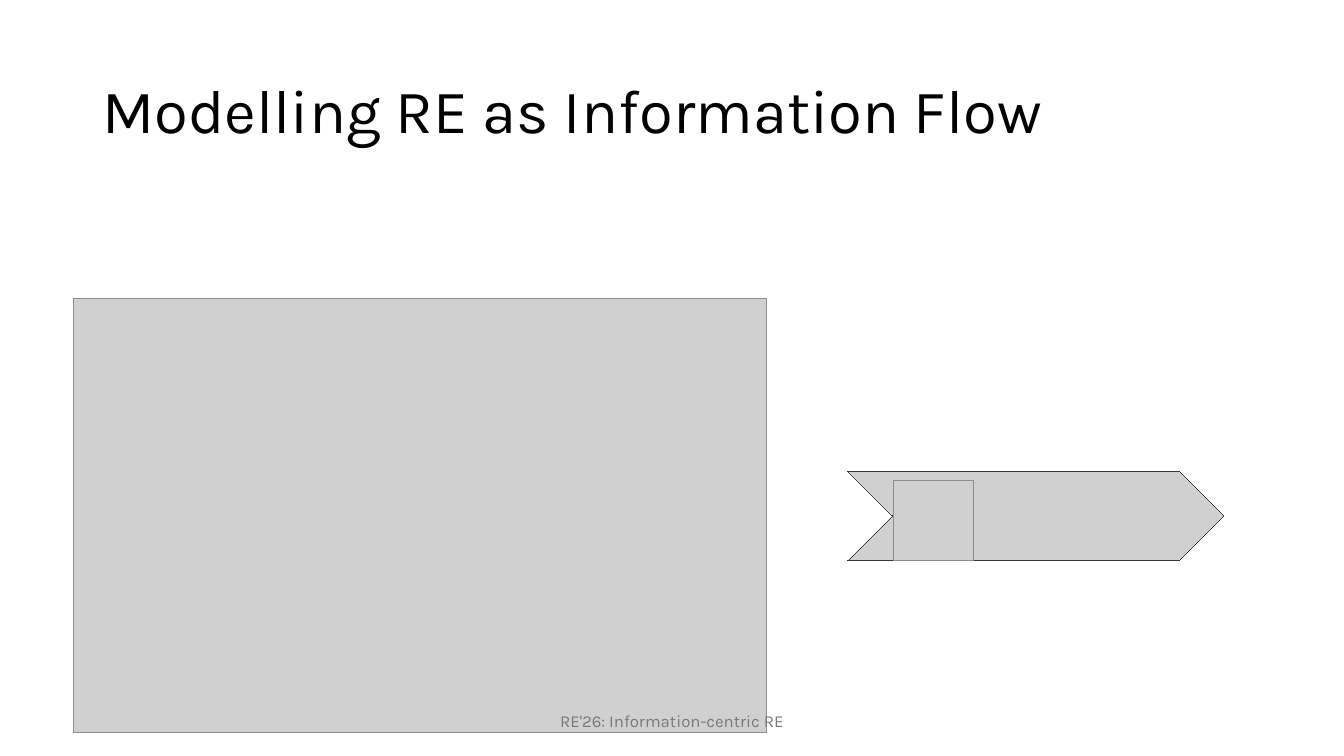
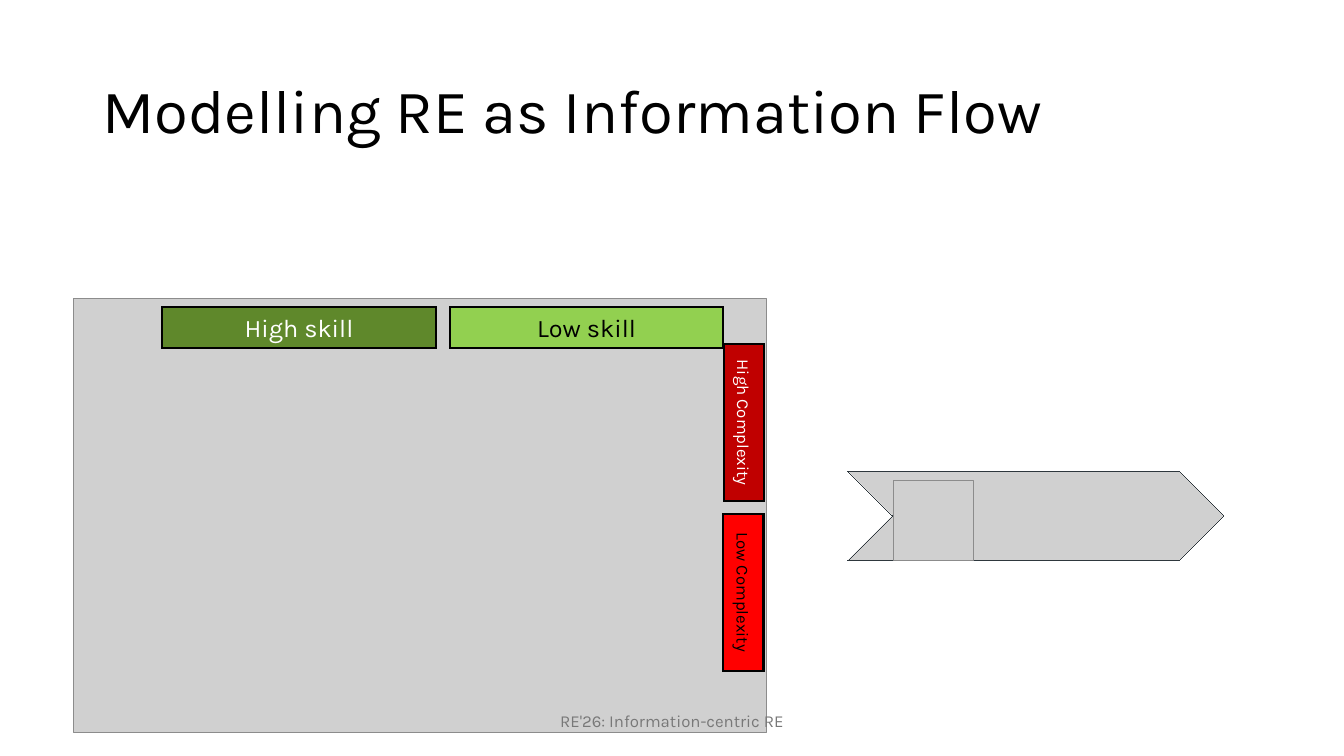
Before and after one commit to JulianFrattini/study-req, a slide deck: slide 24 of presentations/re26-req.pptx (slide 22 before the commit). Drawn at 1344x756 pixels with LibreOffice and Linux fonts; fonts in the diff are those of the drawing; grey boxes stand for pictures; background and template pictures are left out. Boxes give left, top, right and bottom in pixels: in the first picture for what was removed or moved away, otherwise in the second. Text is boxed around its words. In the diff, an @@ line names an element or a change of style, - is before the commit and + after.

```diff
--- a/presentations/re26-req.pptx
+++ b/presentations/re26-req.pptx
@@ rectangle added at (162, 308, 436, 348), fill #5F882B, outline #000000 1.5 pt, 18 pt, text #FFFFFF @@
+High skill
@@ rectangle added at (450, 308, 723, 348), fill #92D050, outline #000000 1.5 pt, 18 pt, text #000000 @@
+Low skill
@@ rectangle added at (724, 344, 764, 501), fill #C00000, outline #000000 1.5 pt, 12 pt, text #FFFFFF @@
+High Complexity
@@ rectangle added at (724, 514, 764, 671), fill #FF0000, outline #000000 1.5 pt, 12 pt, text #000000 @@
+Low Complexity
```
Also in this commit, not shown: 3 other slides changed, 2 slides added, 1 other file.
